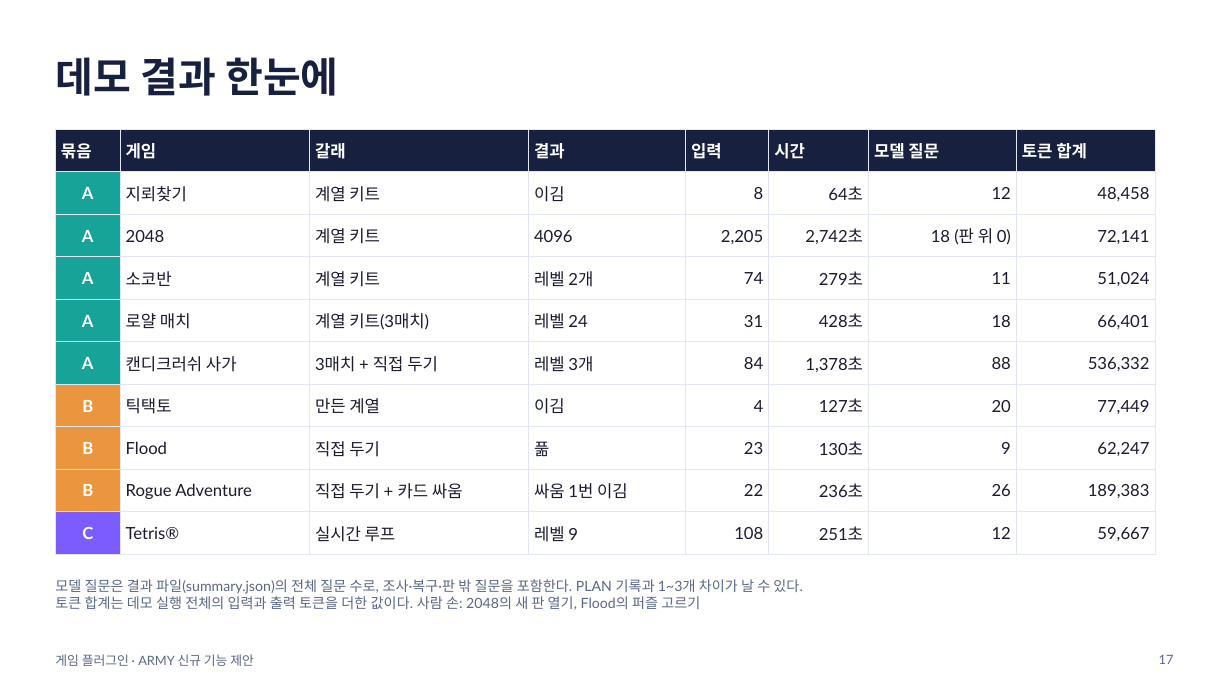
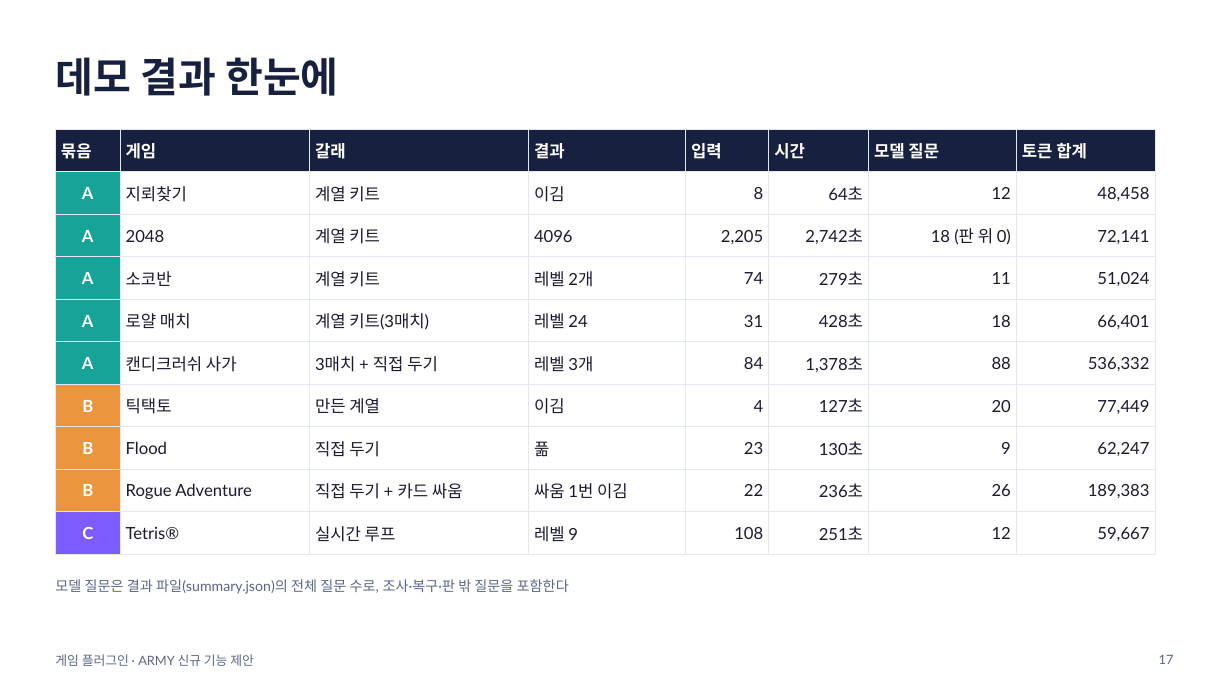
Before and after one commit to jimni-kim/game-lab, a slide deck: slide 17 of final/game-plugin-intro.pptx. Drawn at 1232x693 pixels with LibreOffice and Linux fonts; fonts in the diff are those of the drawing. Boxes give left, top, right and bottom in pixels: in the first picture for what was removed or moved away, otherwise in the second. Text is boxed around its words. In the diff, an @@ line names an element or a change of style, - is before the commit and + after.

```diff
--- a/final/game-plugin-intro.pptx
+++ b/final/game-plugin-intro.pptx
@@ text at bbox=[55, 579, 569, 594]: text changed @@
-모델 질문은 결과 파일(summary.json)의 전체 질문 수로, 조사·복구·판 밖 질문을 포함한다. PLAN 기록과 1~3개 차이가 날 수 있다.
-토큰 합계는 데모 실행 전체의 입력과 출력 토큰을 더한 값이다. 사람 손: 2048의 새 판 열기, Flood의 퍼즐 고르기
+모델 질문은 결과 파일(summary.json)의 전체 질문 수로, 조사·복구·판 밖 질문을 포함한다
```
Also in this commit, not shown: 10 other slides changed, 3 other files.
